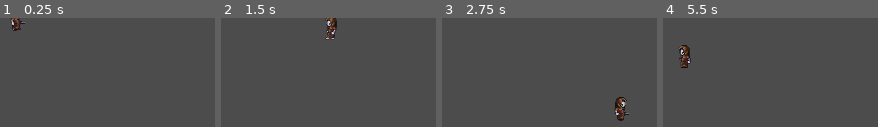
Above: before the commit, frames 1-4 (left to right).
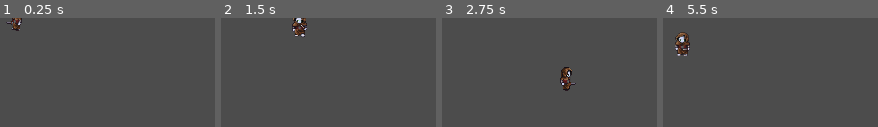
Above: after the commit, the same moments.

Repository: Rockython/GopLight
Game: Godot game, scene res://Yard.tscn
The game is run twice, just before and just after one commit, with the same random seed, the same clock (stepped at 60 frames per second) and the same inputs.
Inputs:
- Up to frame 1 (0.25 s): no input
- Up to frame 2 (1.5 s): tap Enter at 0.5 s; hold Right (ui_right) 0.53-1.28 s; hold Down (ui_down) from 1.28 s (still down)
- Up to frame 3 (2.75 s): release Down (ui_down) at 2.03 s; hold Right (ui_right) from 2.03 s (still down)
- Up to frame 4 (5.5 s): release Right (ui_right) at 2.78 s; hold Up (ui_up) 2.78-3.53 s; hold Left (ui_left) 3.53-5.03 s; hold Down (ui_down) from 5.03 s (still down)

The runs differ from the first frame. In frame 1, 0.5% of the frame differs, in the area x 2-13%, y 0-12%; in frame 2, 1.7%; in frame 3, 1.8%, in the area x 54-88%, y 44-95%; in frame 4, 1.6%.

Commit message:
Fixes of Animation

Diff:
--- a/Goplight/Gop.gd
+++ b/Goplight/Gop.gd
@@ -1,12 +1,14 @@
 extends KinematicBody2D
 
-const MAX_SPEED = 30
-const ACCELERATION = 150
-const FRICTION = 175
+const MAX_SPEED = 20
+const ACCELERATION = 100
+const FRICTION = 120
 
 var velocity = Vector2.ZERO
 
 onready var animationHero = $AnimationHero
+onready var animationTree = $AnimationTree
+onready var animationState = animationTree.get("parameters/playback")
 
 func _physics_process(delta):
 	var input_vector = Vector2.ZERO
@@ -16,11 +18,11 @@
 	input_vector = input_vector.normalized()
 
 	if input_vector != Vector2.ZERO:
-		if input_vector.x > 0:
-			animationHero.play("MoveRight")
-		else:
-			animationHero.play("MoveLeft")
+		animationTree.set("parameters/Idle/blend_position", input_vector)
+		animationTree.set("parameters/Move/blend_position", input_vector)
+		animationState.travel("Move")
 		velocity = velocity.move_toward(input_vector * MAX_SPEED, delta * ACCELERATION)
 	else:
+		animationState.travel("Idle")
 		velocity = velocity.move_toward(Vector2.ZERO, delta * FRICTION)
 	velocity = move_and_slide(velocity)
--- a/Goplight/Hero.tscn
+++ b/Goplight/Hero.tscn
@@ -138,6 +138,68 @@
 "update": 1,
 "values": [ 105, 106, 107, 108, 109, 110, 111, 112 ]
 }
+
+[sub_resource type="AnimationNodeAnimation" id=10]
+animation = "IdleLeft"
+
+[sub_resource type="AnimationNodeAnimation" id=11]
+animation = "IdleDown"
+
+[sub_resource type="AnimationNodeAnimation" id=12]
+animation = "IdleRight"
+
+[sub_resource type="AnimationNodeAnimation" id=13]
+animation = "IdleUp"
+
+[sub_resource type="AnimationNodeBlendSpace2D" id=14]
+blend_point_0/node = SubResource( 10 )
+blend_point_0/pos = Vector2( -1, 0 )
+blend_point_1/node = SubResource( 11 )
+blend_point_1/pos = Vector2( 0, 1 )
+blend_point_2/node = SubResource( 12 )
+blend_point_2/pos = Vector2( 1, 0 )
+blend_point_3/node = SubResource( 13 )
+blend_point_3/pos = Vector2( 0, -1 )
+blend_mode = 1
+
+[sub_resource type="AnimationNodeAnimation" id=15]
+animation = "MoveLeft"
+
+[sub_resource type="AnimationNodeAnimation" id=16]
+animation = "MoveDown"
+
+[sub_resource type="AnimationNodeAnimation" id=17]
+animation = "MoveRight"
+
+[sub_resource type="AnimationNodeAnimation" id=18]
+animation = "MoveUp"
+
+[sub_resource type="AnimationNodeBlendSpace2D" id=19]
+blend_point_0/node = SubResource( 15 )
+blend_point_0/pos = Vector2( -1, 0 )
+blend_point_1/node = SubResource( 16 )
+blend_point_1/pos = Vector2( 0, 1.1 )
+blend_point_2/node = SubResource( 17 )
+blend_point_2/pos = Vector2( 1, 0 )
+blend_point_3/node = SubResource( 18 )
+blend_point_3/pos = Vector2( 0, -1.1 )
+min_space = Vector2( -1, -1.1 )
+max_space = Vector2( 1, 1.1 )
+blend_mode = 1
+
+[sub_resource type="AnimationNodeStateMachineTransition" id=20]
+
+[sub_resource type="AnimationNodeStateMachineTransition" id=21]
+
+[sub_resource type="AnimationNodeStateMachine" id=22]
+states/Idle/node = SubResource( 14 )
+states/Idle/position = Vector2( 257, 86 )
+states/Move/node = SubResource( 19 )
+states/Move/position = Vector2( 463, 86 )
+transitions = [ "Idle", "Move", SubResource( 20 ), "Move", "Idle", SubResource( 21 ) ]
+start_node = "Idle"
+
+[sub_resource type="AnimationNodeStateMachinePlayback" id=23]
 
 [node name="Hero" type="KinematicBody2D"]
 position = Vector2( 0, -0.0213437 )
@@ -149,7 +211,7 @@
 texture = ExtResource( 1 )
 vframes = 21
 hframes = 13
-frame = 143
+frame = 117
 
 [node name="CollisionShape2D" type="CollisionShape2D" parent="."]
 rotation = -1.5708
@@ -164,3 +226,11 @@
 anims/MoveLeft = SubResource( 7 )
 anims/MoveRight = SubResource( 8 )
 anims/MoveUp = SubResource( 9 )
+
+[node name="AnimationTree" type="AnimationTree" parent="."]
+tree_root = SubResource( 22 )
+anim_player = NodePath("../AnimationHero")
+active = true
+parameters/playback = SubResource( 23 )
+parameters/Idle/blend_position = Vector2( 0, 0 )
+parameters/Move/blend_position = Vector2( -0.0815006, 0.208621 )
Not shown: 1 places in Goplight/Hero.tscn that only renumber resources
